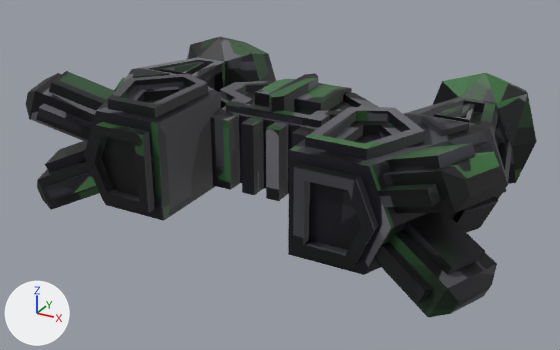
Two versions of the OBJ model CSE125Group2Game/CSE125Group2Game/Assets/models/usership/green/usership-green.obj, one commit apart.
One viewpoint serves both versions: a 50 mm camera at (7.02, -11.1, 5.8) aimed at (-0.09, 1.83, -0.66). The axes (+X, +Y, +Z) are drawn at lower left. The lights are the same throughout. Where no turn or scale is listed for an object, it has been applied to the vertices. Vertices at the same position are counted once.

Before the edit, the objects in view are built like this:
```python
me_spaceship_004_spaceship_mesh_004 = bpy.data.meshes.new('Spaceship.004_Spaceship-mesh.004')
me_spaceship_004_spaceship_mesh_004.from_pydata(...)  # 1030 vertices, 2001 faces, 6 loose edges; spans x -4.87..4.79, y -0.82..5.84, z -1.35..1.36
# faces by material slot: [1195, 786, 20]
me_spaceship_004_spaceship_mesh_004.materials.append(mat_cockpit_body)  # picture img_usership_uv_green_png
me_spaceship_004_spaceship_mesh_004.materials.append(mat_wings)  # picture img_usership_uv_green_png
me_spaceship_004_spaceship_mesh_004.materials.append(mat_headplate)  # picture img_usership_uv_green_png
ob_spaceship_004_spaceship_mesh_004 = bpy.data.objects.new('Spaceship.004_Spaceship-mesh.004', me_spaceship_004_spaceship_mesh_004)
ob_spaceship_004_spaceship_mesh_004.location = (0.0, 0.0, 0.0)
```
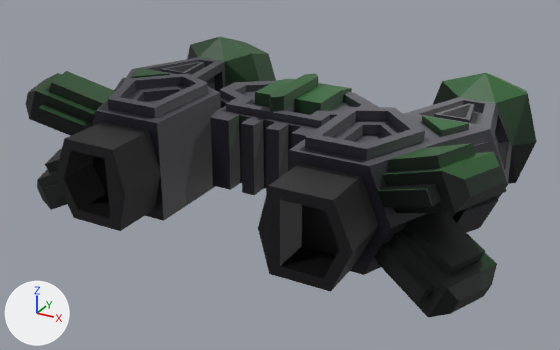
Where the change shows, as pixel boxes [x1, y1, x2, y2] in the pictures (560 x 350 px; the box of a moved part takes in the faces that stretch with it):
```json
{"part": 1, "of": "me_spaceship_004_spaceship_mesh_004", "change": "moved or reshaped", "before": [86, 106, 197, 220], "after": [55, 106, 197, 231]}
{"part": 2, "of": "me_spaceship_004_spaceship_mesh_004", "change": "moved or reshaped", "before": [289, 163, 378, 268], "after": [258, 163, 378, 292]}
{"part": 3, "of": "me_spaceship_004_spaceship_mesh_004", "change": "surface changed", "before": [28, 37, 536, 317], "after": [28, 37, 536, 317]}
```

Scene script edits in JSON lines:
```json
{"op": "add", "block": "mat_black", "code": ["mat_black = principled_material('Black')", "mat_black.texture = img_usership_uv_green_png", "mat_black.roughness = 0.526"]}
{"block": "me_spaceship_004_spaceship_mesh_004", "where": "# used by ob_spaceship_004_spaceship_mesh_004; location = (0.0, 0.0, 0.0)"}
{"op": "remove", "block": "me_spaceship_004_spaceship_mesh_004", "code": "me_spaceship_004_spaceship_mesh_004.from_pydata(...)  # 1030 vertices, 2001 faces, 6 loose edges; spans x -4.87..4.79, y -0.82..5.84, z -1.35..1.36"}
{"op": "add", "block": "me_spaceship_004_spaceship_mesh_004", "code": "me_spaceship_004_spaceship_mesh_004.from_pydata(...)  # 1037 vertices, 1984 faces, 4 loose edges; spans x -4.87..4.79, y -1.46..5.84, z -1.35..1.36"}
{"block": "me_spaceship_004_spaceship_mesh_004", "change": "me_spaceship_004_spaceship_mesh_004 part 1"}
{"block": "me_spaceship_004_spaceship_mesh_004", "change": "16 vertices are removed from x -2.85..0.81, y -0.63..2.19, z -0.64..0.76"}
{"block": "me_spaceship_004_spaceship_mesh_004", "change": "39 faces are deleted"}
{"block": "me_spaceship_004_spaceship_mesh_004", "change": "2 loose edges are deleted"}
{"block": "me_spaceship_004_spaceship_mesh_004", "change": "7 vertices in x -3.07..-1.61, y -0.63, z -0.84..0.76 move by (0.0, -0.83, 0.0)"}
{"block": "me_spaceship_004_spaceship_mesh_004", "change": "17 vertices are added at x -2.85..-1.41, y -1.46..-0.43, z -0.64..0.76"}
{"block": "me_spaceship_004_spaceship_mesh_004", "change": "9 new faces join them, mat_cockpit_body (picture img_usership_uv_green_png)"}
{"block": "me_spaceship_004_spaceship_mesh_004", "change": "21 new faces join them, mat_black (picture img_usership_uv_green_png)"}
{"block": "me_spaceship_004_spaceship_mesh_004", "change": "me_spaceship_004_spaceship_mesh_004 part 2"}
{"block": "me_spaceship_004_spaceship_mesh_004", "change": "12 vertices are removed from x 1.73..2.77, y -0.63..-0.43, z -0.64..0.56"}
{"block": "me_spaceship_004_spaceship_mesh_004", "change": "28 faces are deleted"}
{"block": "me_spaceship_004_spaceship_mesh_004", "change": "5 vertices in x 1.53..2.99, y -0.63, z -0.84..0.76 move by (0.0, -0.83, 0.0)"}
{"block": "me_spaceship_004_spaceship_mesh_004", "change": "2 vertices move from x 1.53, y -0.63..-0.43, z -0.04 to x 1.32, y -1.46..-0.43, z -0.04"}
{"block": "me_spaceship_004_spaceship_mesh_004", "change": "12 vertices are added at x 1.73..2.77, y -1.46..-0.63, z -0.64..0.56"}
{"block": "me_spaceship_004_spaceship_mesh_004", "change": "6 new vertices lie (0.0, 0.76, 0.0) away from vertices in x 1.73..2.77, y -1.46, z -0.64..0.56"}
{"block": "me_spaceship_004_spaceship_mesh_004", "change": "20 new faces join them, mat_black (picture img_usership_uv_green_png)"}
{"block": "me_spaceship_004_spaceship_mesh_004", "change": "me_spaceship_004_spaceship_mesh_004 part 3: 1806 kept faces spanning x -4.87..4.79, y -1.46..5.84, z -1.35..1.36 get new texture (UV) coordinates"}
{"op": "add", "block": "me_spaceship_004_spaceship_mesh_004", "code": "me_spaceship_004_spaceship_mesh_004.materials.append(mat_black)  # picture img_usership_uv_green_png"}
```
